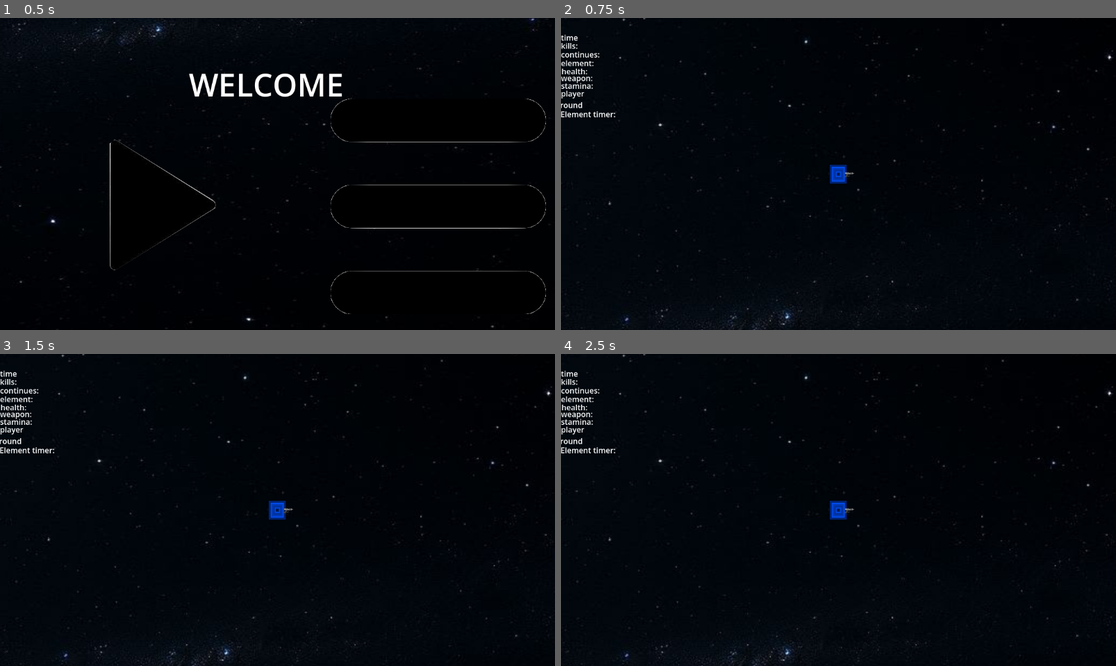
Above: before the commit, frames 1-4 (two rows, left to right).
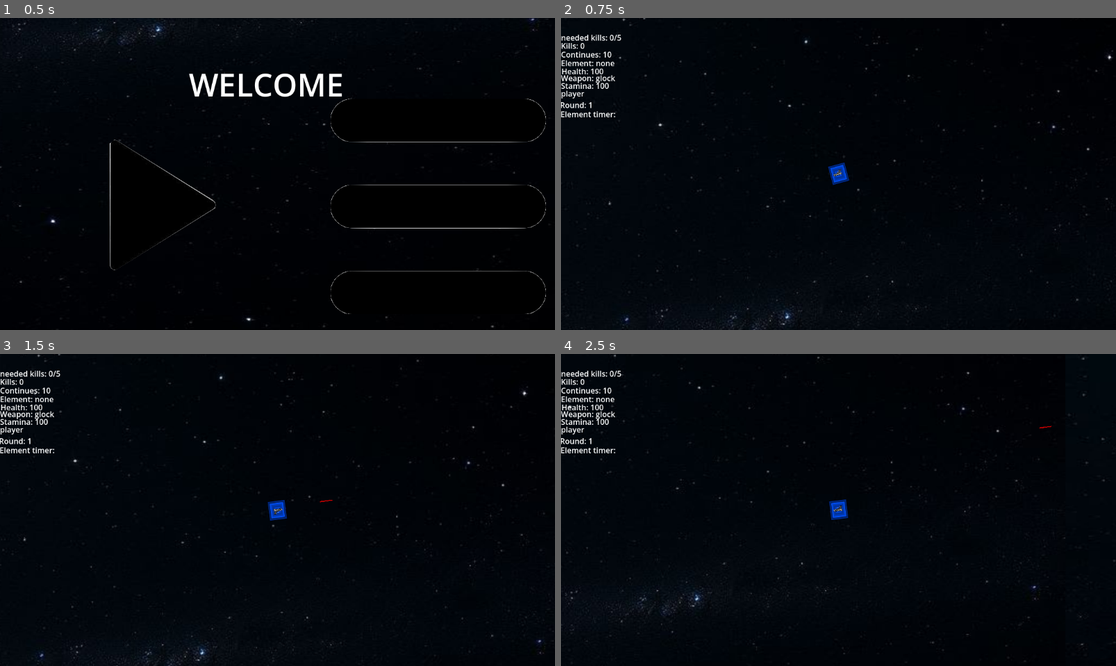
Above: after the commit, the same moments.

Repository: dreaemporer-sketch/menestrate
Game: Godot game, scene res://scenes/starting.tscn
Two runs of this game, one before a commit and one after it. Both use one fixed random seed, a clock stepped at 60 frames per second and the inputs below.
Inputs (mouse positions are in pixels of both pictures, inside the frame that each line leads up to):
- Up to frame 1 (0.5 s): no input
- Up to frame 2 (0.75 s): click (721, 205) at 0.5 s
- Up to frame 3 (1.5 s): tap Enter at 1.25 s; move the mouse to (399, 494) at 1.27 s; press the mouse at (399, 494) at 1.28 s; hold D (move_right) from 1.28 s (still down); tap Z (play) at 1.35 s
- Up to frame 4 (2.5 s): move the mouse to (727, 525) at 2.02 s; release D (move_right) at 2.03 s; release the mouse at (727, 525) at 2.03 s; hold S (move_down) from 2.03 s (still down); click (727, 525) at 2.1 s; tap Z (play) at 2.3 s

Frame 1 is identical in both runs. In frame 2, 0.9% of the frame differs, in the area x 0-53%, y 5-54%; in frame 3, 1.5%; in frame 4, 1.7%, in the area x 0-100%, y 0-100%.
Error before the commit: Parse Error: Function "start_next_round()" not found in base self. (res://scripts/player.gd:468)

Commit message:
continue.
i am trying to make my boss spawn work, my continue, my orb random movement and so on.

Diff:
--- a/project.godot
+++ b/project.godot
@@ -35,7 +35,6 @@
 "events": [Object(InputEventKey,"resource_local_to_scene":false,"resource_name":"","device":-1,"window_id":0,"alt_press …(191 unchanged characters)…
 , Object(InputEventKey,"resource_local_to_scene":false,"resource_name":"","device":-1,"window_id":0,"alt_pressed":false …(182 unchanged characters)…
 , Object(InputEventKey,"resource_local_to_scene":false,"resource_name":"","device":-1,"window_id":0,"alt_pressed":false …(182 unchanged characters)…
-, Object(InputEventKey,"resource_local_to_scene":false,"resource_name":"","device":-1,"window_id":0,"alt_pressed":false,"shift_pressed":false,"ctrl_pressed":false,"meta_pressed":false,"pressed":false,"keycode":0,"physical_keycode":52,"key_label":0,"unicode":52,"location":0,"echo":false,"script":null)
 ]
 }
 pause={
--- /dev/null
+++ b/scenes/end_game.tscn
@@ -0,0 +1,19 @@
+[gd_scene format=3 uid="uid://d0mqxtvfl2whc"]
+
+[ext_resource type="Texture2D" uid="uid://cu10h03td0xm1" path="res://img/683c9ad70b7e19001d962865.jpg" id="1_uwdrl"]
+[ext_resource type="Script" uid="uid://8r3213mmnqxm" path="res://scripts/eng_game.gd" id="2_0py74"]
+
+[node name="EndGame" type="Node2D" unique_id=1908486414]
+
+[node name="683c9Ad70b7e19001d962865" type="Sprite2D" parent="." unique_id=44098138]
+position = Vector2(5.0000005, 9.536743e-07)
+scale = Vector2(2.4853516, 1.7548829)
+texture = ExtResource("1_uwdrl")
+
+[node name="TextEdit" type="TextEdit" parent="." unique_id=2083393067]
+offset_left = 25.0
+offset_top = -3.0
+offset_right = 1125.0
+offset_bottom = 299.0
+text = "GAME OVER"
+script = ExtResource("2_0py74")
--- a/scenes/orb.tscn
+++ b/scenes/orb.tscn
@@ -1,11 +1,13 @@
 [gd_scene format=3 uid="uid://cobcfk5jplfk2"]
 
-[ext_resource type="Texture2D" uid="uid://bsd6kuml6maox" path="res://img/orb.png" id="1_ktqa0"]
+[ext_resource type="Texture2D" uid="uid://b0quejacke8eh" path="res://img/orb.png" id="1_ktqa0"]
+[ext_resource type="Script" uid="uid://xsrt0g1x1c1w" path="res://scripts/orb.gd" id="1_ubfm6"]
 
 [sub_resource type="CircleShape2D" id="CircleShape2D_ubfm6"]
 radius = 31.0
 
 [node name="Orb" type="Area2D" unique_id=1074267343]
+script = ExtResource("1_ubfm6")
 
 [node name="CollisionShape2D" type="CollisionShape2D" parent="." unique_id=1659005192]
 shape = SubResource("CircleShape2D_ubfm6")
--- a/scenes/player.tscn
+++ b/scenes/player.tscn
@@ -13,7 +13,6 @@
 [ext_resource type="Texture2D" uid="uid://ruy1ikwckp1g" path="res://img/glock.png" id="9_y4r1p"]
 [ext_resource type="Texture2D" uid="uid://b8bxpffar6f5m" path="res://img/shotgun.png" id="10_d2wvv"]
 [ext_resource type="Texture2D" uid="uid://djwm5w6ws4qak" path="res://img/machinegun.png" id="11_d2wvv"]
-[ext_resource type="Script" uid="uid://xsrt0g1x1c1w" path="res://scripts/orb.gd" id="14_f1ej7"]
 
 [sub_resource type="RectangleShape2D" id="RectangleShape2D_g2els"]
 size = Vector2(37, 41)
@@ -21,6 +20,10 @@
 [sub_resource type="Curve2D" id="Curve2D_f1ej7"]
 
 [sub_resource type="Curve2D" id="Curve2D_oprun"]
+_data = {
+"points": PackedVector2Array(0, 0, 0, 0, -573, -318, 0, 0, 0, 0, -573, 317, 0, 0, 0, 0, 573, 319, 0, 0, 0, 0, 571, -317, 0, 0, 0, 0, -569, -317, 0, 0, 0, 0, -573, -318)
+}
+point_count = 6
 
 [node name="Player" type="CharacterBody2D" unique_id=862858166 node_paths=PackedStringArray("enemy_spawn", "orb_spawn", "glock", "shotgun", "machinegun") groups=["player"]]
 script = ExtResource("1_smehm")
@@ -55,14 +58,13 @@
 texture = ExtResource("1_g2els")
 
 [node name="glock" type="Sprite2D" parent="." unique_id=1926005343]
-position = Vector2(21, -1)
+position = Vector2(1, 0)
 scale = Vector2(0.18047337, 0.17567568)
 texture = ExtResource("9_y4r1p")
 
 [node name="shotgun" type="Sprite2D" parent="." unique_id=1857791807]
 visible = false
-position = Vector2(18.000015, 3)
-scale = Vector2(0.20588236, 0.22413793)
+scale = Vector2(0.18252596, 0.19827585)
 texture = ExtResource("10_d2wvv")
 
 [node name="Machinegun" type="Sprite2D" parent="." unique_id=1438646296]
@@ -78,8 +80,9 @@
 
 [node name="orbspawn" type="Path2D" parent="." unique_id=2047555878]
 curve = SubResource("Curve2D_oprun")
-script = ExtResource("14_f1ej7")
 
 [node name="PathFollow2D" type="PathFollow2D" parent="orbspawn" unique_id=763671669]
+position = Vector2(-573, -318)
+rotation = 1.5707964
 
 [node name="Camera2D" type="Camera2D" parent="." unique_id=93362536]
--- a/scripts/admin_console.gd
+++ b/scripts/admin_console.gd
@@ -39,7 +39,7 @@
 				player.kills = total_kills
 
 		"health":
-			if parts.size() >= 2:
+			if parts.size() >= 2 and parts[1].is_valid_int():
 				player.health = int(parts[1])
 
 		"kills":
--- a/scripts/constant.gd
+++ b/scripts/constant.gd
@@ -55,3 +55,5 @@
 # Boss
 
 const BOSS_ROUND_INTERVAL = 5
+const ROUND_UNLOCK_SHOTGUN = 10
+const ROUND_UNLOCK_MACHINE = 20
--- a/scripts/earthboss.gd
+++ b/scripts/earthboss.gd
@@ -2,7 +2,7 @@
 func _ready():
 
 	speed = 40
-	health = 250
+	health = 140
 	damage = 35
 	resistance = Constant.ELEMENT_EARTH
 
--- a/scripts/earthenemy.gd
+++ b/scripts/earthenemy.gd
@@ -4,7 +4,7 @@
 
 func _ready():
 	speed = 220
-	health = 2
+	health = 4
 	resistance = Constant.ELEMENT_EARTH
 	enemy_type = Constant.ELEMENT_EARTH
 	super._ready()
--- a/scripts/enemy.gd
+++ b/scripts/enemy.gd
@@ -41,7 +41,7 @@
 
 func take_damage(amount, element = Constant.ELEMENT_NONE):
 	if element == resistance:
-		amount *= 0.3asx
+		amount *= 0.3
 
 	elif element == Constant.ELEMENT_WATER and resistance == Constant.ELEMENT_FIRE:
 		amount *= 2
--- /dev/null
+++ b/scripts/eng_game.gd
@@ -0,0 +1,11 @@
+extends Node
+
+
+# Called when the node enters the scene tree for the first time.
+func _ready() -> void:
+	pass # Replace with function body.
+
+
+# Called every frame. 'delta' is the elapsed time since the previous frame.
+func _process(delta: float) -> void:
+	pass
--- a/scripts/fastenemy.gd
+++ b/scripts/fastenemy.gd
@@ -3,6 +3,6 @@
 func _ready():
 
 	speed = 220
-	health = 2
+	health = 4
 
 	super._ready()
--- a/scripts/lightningboss.gd
+++ b/scripts/lightningboss.gd
@@ -1,8 +1,8 @@
 extends "res://scripts/enemy.gd"
 func _ready():
 
-	speed = 100
-	health = 160
+	speed = 200
+	health = 180
 	damage = 30
 	resistance = Constant.ELEMENT_LIGHTNING
 
--- a/scripts/lightningenemy.gd
+++ b/scripts/lightningenemy.gd
@@ -3,7 +3,7 @@
 func _ready():
 
 	speed = 220
-	health = 3
+	health = 4
 
 	resistance = Constant.ELEMENT_LIGHTNING
 	enemy_type = Constant.ELEMENT_LIGHTNING
--- a/scripts/orb.gd
+++ b/scripts/orb.gd
@@ -1,4 +1,3 @@
-
 extends Area2D
 
 var elements = [
--- a/scripts/player.gd
+++ b/scripts/player.gd
@@ -40,18 +40,24 @@
 @export var lightning_boss_scene: PackedScene
 @export var earth_boss_scene: PackedScene
 func spawn_boss():
+	print("trying to spawn the boss", current_round)
 	var boss
 	match current_round:
 
 		5:
+			print("Fire boss initiated")
 			boss = fire_boss_scene.instantiate()
 		10:
+			print(" wind boss initiated")
 			boss = wind_boss_scene.instantiate()
 		15:
+			print("water boss initiated")
 			boss = water_boss_scene.instantiate()
 		20:
+			print("ligtning boss initiated")
 			boss = lightning_boss_scene.instantiate()
 		25:
+			print("earth boss initiated")
 			boss = earth_boss_scene.instantiate()
 	if boss == null:
 		return
@@ -94,13 +100,10 @@
 func _ready():
 
 	randomize()
-
 	add_to_group("player")
-
+	load_game()
+	check_weapon_unlocks()
 	update_weapon()
-
-	load_game()
-
 	current_gun = glock
 
 func _physics_process(delta):
@@ -227,7 +230,7 @@
 
 			get_parent().add_child(bullet)
 
-			bullet.global_position = glock.global_position
+			bullet.global_position = current_gun.global_position
 
 			var spread = randf_range(-0.2, 0.2)
 
@@ -243,7 +246,7 @@
 			bullet.rotation = direction.angle()
 
 			bullet.element = current_element
-			bullet.update_bullet_color()
+			bullet.update_bullet_colour()
 			bullet.damage = bullet_damage
 
 	# NORMAL GUNS
@@ -277,11 +280,9 @@
 # =========================
 
 func spawn_enemy():
-
 	var enemies = [
 		normal_enemy_scene
 	]
-
 	if current_round >= 2:
 		enemies.append(fast_enemy_scene)
 
@@ -290,14 +291,19 @@
 
 	if lightning_unlocked:
 		enemies.append(lightning_enemy_scene)
+
 	if water_unlocked:
 		enemies.append(wind_enemy_scene)
+
 	if water_unlocked:
 		enemies.append(water_enemy_scene)
+
 	if fire_unlocked:
 		enemies.append(fire_enemy_scene)
+
 	if earth_unlocked:
 		enemies.append(earth_enemy_scene)
+
 	var enemy = enemies.pick_random().instantiate()
 
 	enemy.health += (current_round - 1) * Constant.ROUND_HEALTH_INCREASE
@@ -319,7 +325,7 @@
 	var orb = orb_scene.instantiate()
 
 	orb.global_position = orb_spawn.global_position
-
+	print(orb_spawn.get_parent())
 	get_parent().add_child(orb)
 
 
@@ -352,8 +358,7 @@
 func die():
 	print("Continues before:", continues_left)
 	if continues_left > 0:
-		continues_left -= 1
-	if continues_left > 0:
+		continues_left-=1
 		continue_game()
 	else:
 		game_over()
@@ -465,10 +470,20 @@
 func enemy_killed():
 	enemies_killed_this_round += 1
 	if enemies_killed_this_round>=enemies_to_kill:
-		start_next_round()
+		start_new_round()
 
 func start_new_round():
 	current_round +=1
 	enemies_to_kill += Constant.ENEMY_PER_ROUND
 	enemies_killed_this_round =0
 	enemies_spawned_this_round= 0
+
+func check_weapon_unlocks():
+	var target_weapon = Constant.WEAPON_GLOCK
+	if current_round >= Constant.ROUND_UNLOCK_MACHINE:
+		target_weapon = Constant.WEAPON_MACHINE
+	elif  current_round>= Constant.ROUND_UNLOCK_SHOTGUN:
+		target_weapon = Constant.WEAPON_SHOTGUN
+	if current_weapon != target_weapon:
+		current_weapon = target_weapon
+		update_weapon()
--- a/scripts/waterboss.gd
+++ b/scripts/waterboss.gd
@@ -1,8 +1,8 @@
 extends "res://scripts/enemy.gd"
 func _ready():
 
-	speed = 60
-	health = 140
+	speed = 100
+	health = 160
 	damage = 25
 	resistance = Constant.ELEMENT_WATER
 
Not shown: 1 places in scenes/player.tscn that only renumber resources
Not shown, added: scripts/eng_game.gd.uid
